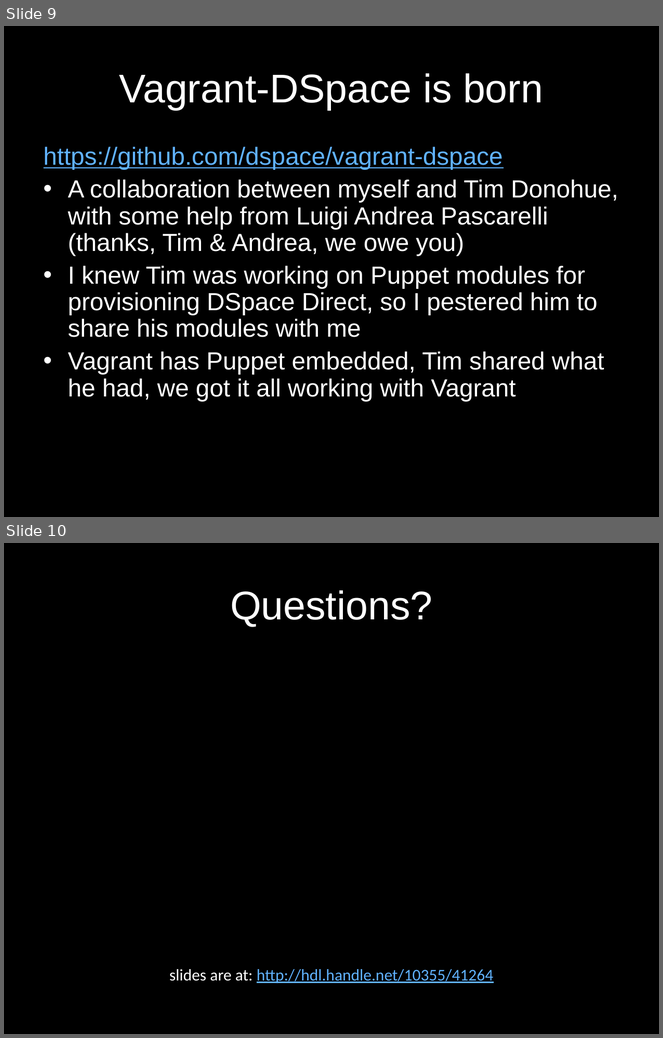
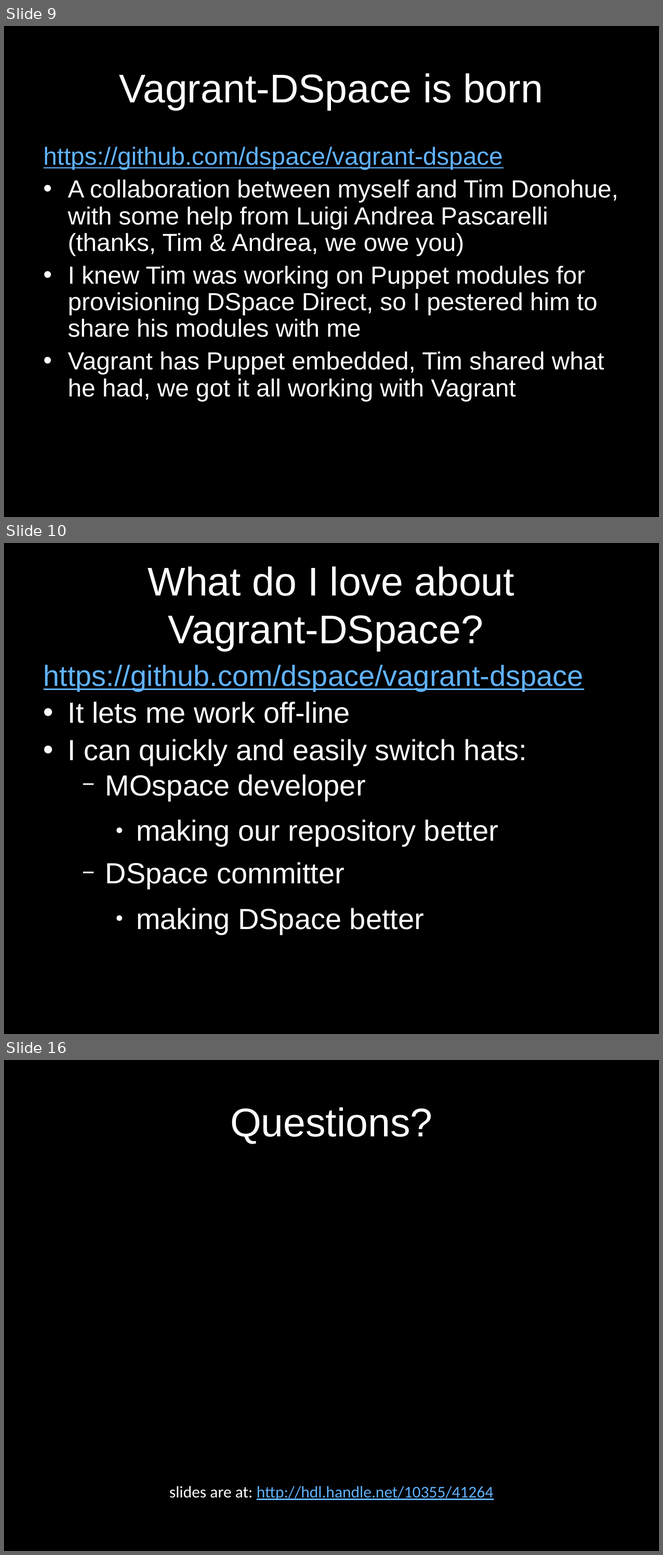
Before and after one commit to hardyoyo/or2015-live-demo-vagrant-dspace, a slide deck: intro_slides.odp. Shown one above the other, each under a label of ours: slides 9 and 10 before the commit, slides 9, 10 and 16 after it; the slides between them are not shown. The pictures are 663x1038 and 663x1555 pixels, drawn with LibreOffice and Linux fonts; fonts in the diff are those of the drawing. Boxes give left, top, right and bottom in pixels: in the first picture for what was removed or moved away, otherwise in the second. Text is boxed around its words. In the diff, an @@ line names an element or a change of style, - is before the commit and + after.

```diff
--- a/intro_slides.odp
+++ b/intro_slides.odp
@@ slide 10 added at [4, 543, 659, 1034], background #000000 @@
@@ title added at [148, 566, 515, 651], 44 pt, text #FFFFFF @@
+What do I love about
+Vagrant-DSpace?
@@ text added at [44, 665, 584, 935], 32 pt, text #FFFFFF @@
+https://github.com/dspace/vagrant-dspace
+• It lets me work off-line
+• I can quickly and easily switch hats:
+  − MOspace developer
+    ● making our repository better
+  − DSpace committer
+    ● making DSpace better
@@ what was slide 10 is now slide 16 @@
```
Also in this commit, not shown: 1 slide changed, 6 other slides added, 1 slide removed, 1 other file.
